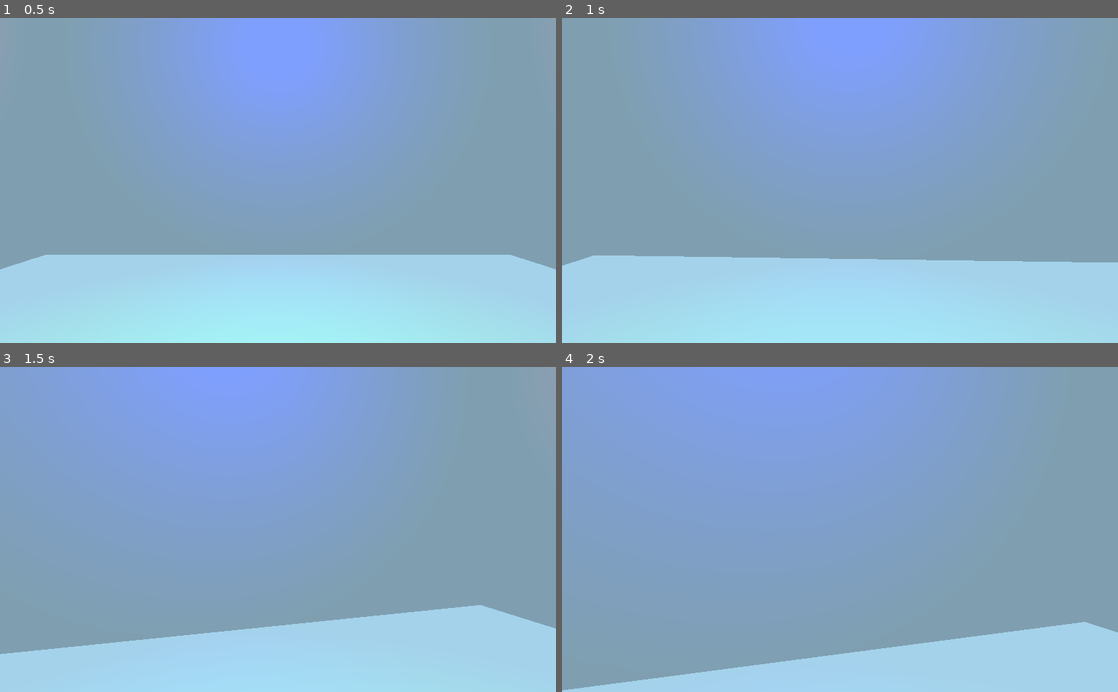
Above: before the commit, frames 1-4 (two rows, left to right).
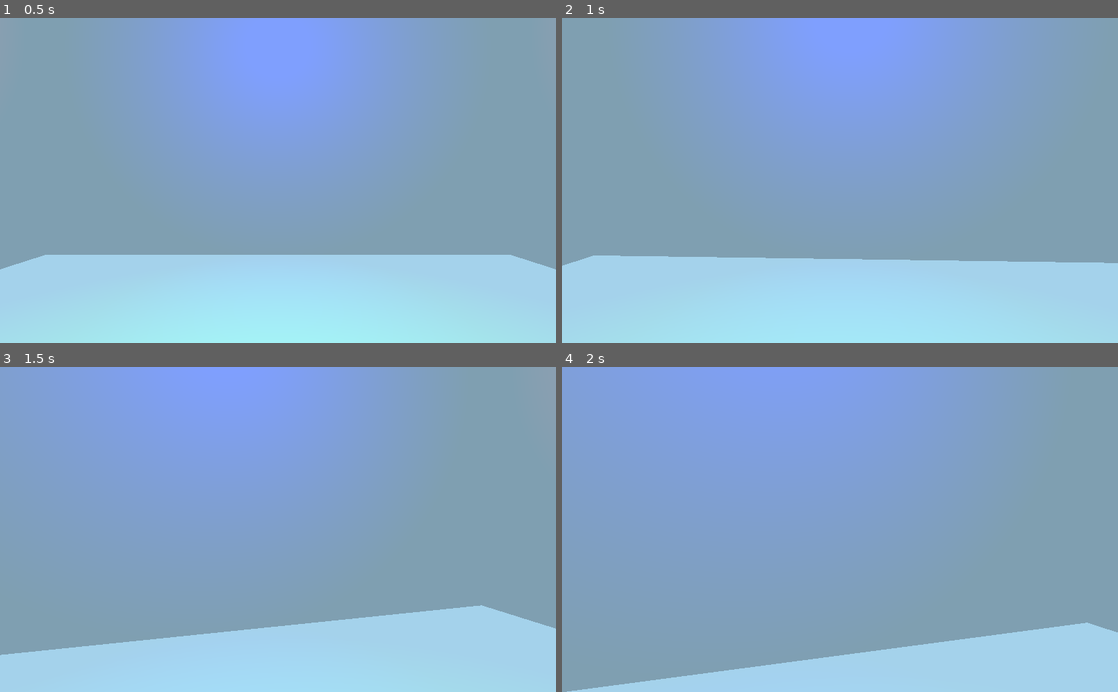
Above: after the commit, the same moments.

Repository: Krazy-J/door-in-the-wall
Game: Godot game, scene res://Main.tscn
The game is run twice, just before and just after one commit, with the same random seed, the same clock (stepped at 60 frames per second) and the same inputs.
Inputs (mouse positions are in pixels of both pictures, inside the frame that each line leads up to):
- Up to frame 1 (0.5 s): no input
- Up to frame 2 (1 s): tap Enter at 0.5 s; move the mouse to (834, 187) at 0.52 s; press the mouse at (834, 187) at 0.53 s; hold W (move_forward) from 0.53 s (still down)
- Up to frame 3 (1.5 s): keep holding W (move_forward); move the mouse to (316, 532) at 1.27 s; release the mouse at (316, 532) at 1.28 s; click (316, 532) at 1.35 s
- Up to frame 4 (2 s): keep holding W (move_forward)

Frame 1 is identical in both runs. In frame 2, less than 0.1% of the frame differs, in the area x 10-100%, y 73-76%; in frame 3, 0.2%; in frame 4, 0.4%, in the area x 0-99%, y 78-100%.

Commit message:
No flying or ban

Diff:
--- a/player/player.gd
+++ b/player/player.gd
@@ -28,7 +28,8 @@
 		input_dir += -camera.global_transform.basis.x
 	if Input.is_action_pressed("move_right"):
 		input_dir += camera.global_transform.basis.x
-		input_dir = input_dir.normalized()
+	input_dir = Vector3(input_dir.x, 0, input_dir.z)
+	input_dir = input_dir.normalized()
 	return input_dir
 
 
